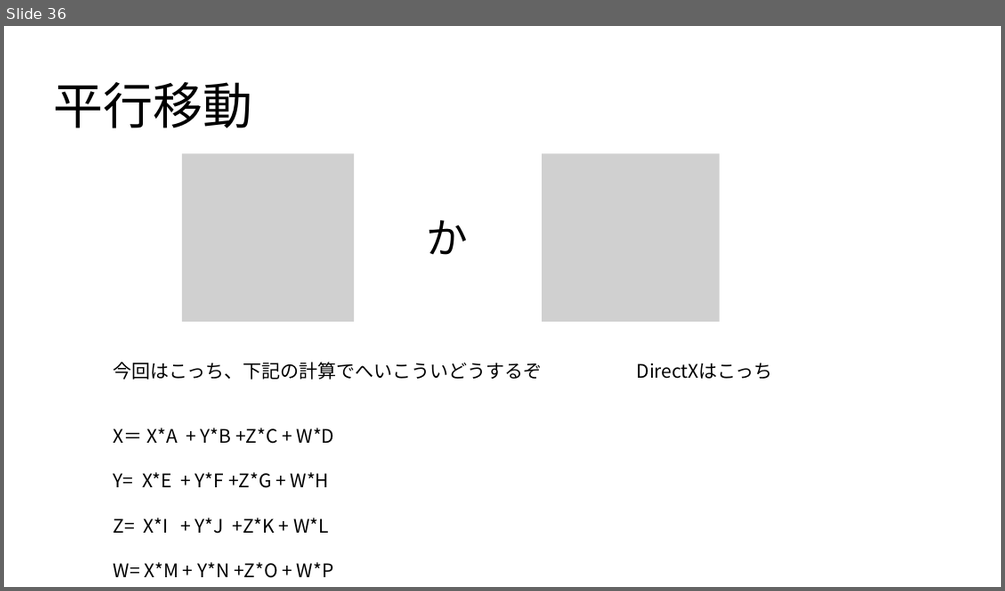
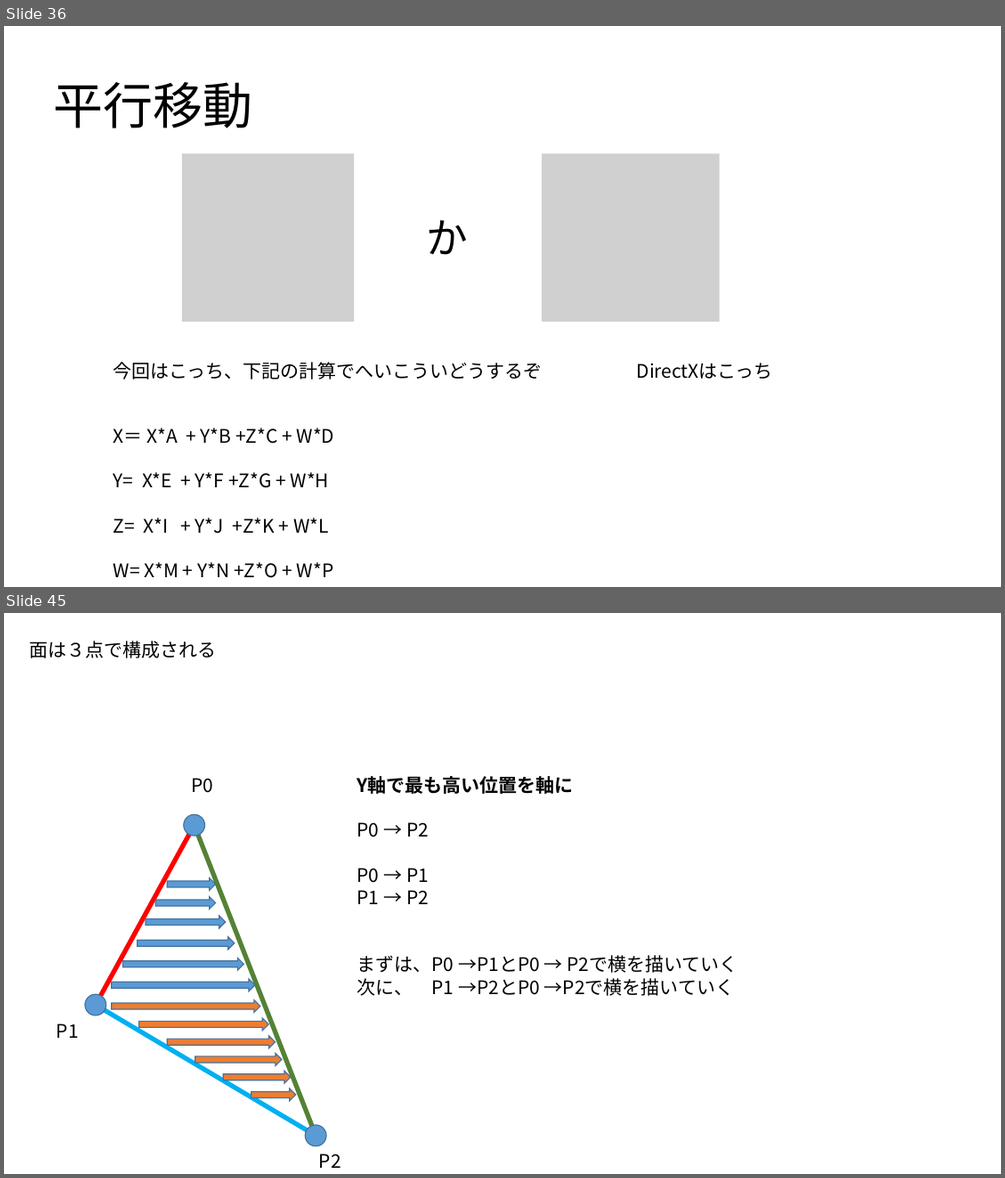
Before and after one commit to UMA729/MySchoolDatas, a slide deck: ゲ数Ⅱ/ゲーム数学.pptx. Shown one above the other, each under a label of ours: slide 36 before the commit, slides 36 and 45 after it; the slides between them are not shown. The pictures are 1005x591 and 1005x1178 pixels, drawn with LibreOffice and Linux fonts; fonts in the diff are those of the drawing; grey boxes stand for pictures. Boxes give left, top, right and bottom in pixels: in the first picture for what was removed or moved away, otherwise in the second. Text is boxed around its words. In the diff, an @@ line names an element or a change of style, - is before the commit and + after.

```diff
--- a/ゲ数Ⅱ/ゲーム数学.pptx
+++ b/ゲ数Ⅱ/ゲーム数学.pptx
@@ slide 45 added at <box>4,613,1001,1174</box>, background #FFFFFF @@
@@ text added at <box>29,641,216,658</box>, 18 pt, text #000000 @@
+面は３点で構成される
@@ text added at <box>191,778,213,793</box>, 18 pt, text #000000 @@
+P0
@@ text added at <box>357,776,738,996</box>, 18 pt, text #000000 @@
+Y軸で最も高い位置を軸に
+P0 → P2
+P0 → P1
+P1 → P2
+まずは、P0 →P1とP0 → P2で横を描いていく
+次に、 P1 →P2とP0 →P2で横を描いていく
@@ line added from (194, 826) to (96, 1005), #FF0000 4.5 pt @@
@@ ellipse added at <box>184,814,204,835</box>, fill #5B9BD5, outline #43739E 1 pt @@
@@ line added from (316, 1135) to (194, 826), #548235 4.5 pt @@
@@ right arrow added at <box>167,877,216,891</box>, fill #5B9BD5, outline #43739E 1 pt @@
@@ right arrow added at <box>156,896,216,909</box>, fill #5B9BD5, outline #43739E 1 pt @@
@@ right arrow added at <box>146,916,226,929</box>, fill #5B9BD5, outline #43739E 1 pt @@
@@ right arrow added at <box>123,957,244,971</box>, fill #5B9BD5, outline #43739E 1 pt @@
@@ right arrow added at <box>138,937,235,949</box>, fill #5B9BD5, outline #43739E 1 pt @@
@@ right arrow added at <box>112,979,255,991</box>, fill #5B9BD5, outline #43739E 1 pt @@
@@ ellipse added at <box>85,995,105,1015</box>, fill #5B9BD5, outline #43739E 1 pt @@
@@ line added from (316, 1135) to (96, 1005), #00B0F0 4.5 pt @@
@@ right arrow added at <box>112,999,260,1013</box>, fill #ED7D31, outline #43739E 1 pt @@
@@ text added at <box>57,1023,79,1038</box>, 18 pt, text #000000 @@
+P1
@@ right arrow added at <box>139,1018,268,1031</box>, fill #ED7D31, outline #43739E 1 pt @@
@@ right arrow added at <box>167,1036,275,1048</box>, fill #ED7D31, outline #43739E 1 pt @@
@@ right arrow added at <box>195,1054,283,1066</box>, fill #ED7D31, outline #43739E 1 pt @@
@@ right arrow added at <box>223,1070,291,1083</box>, fill #ED7D31, outline #43739E 1 pt @@
@@ right arrow added at <box>251,1088,296,1102</box>, fill #ED7D31, outline #43739E 1 pt @@
@@ ellipse added at <box>306,1125,326,1145</box>, fill #5B9BD5, outline #43739E 1 pt @@
@@ text added at <box>319,1153,341,1167</box>, 18 pt, text #000000 @@
+P2
```
Also in this commit, not shown: 2 slides changed, 7 other slides added, 1 other file.
